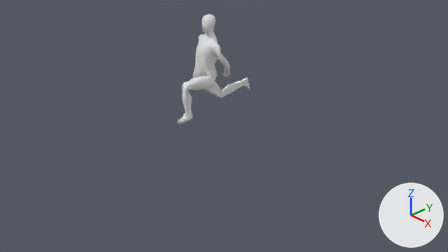
Before and after pictures for a commit that changed the Blender file Assets/Models/playermodel.blend.
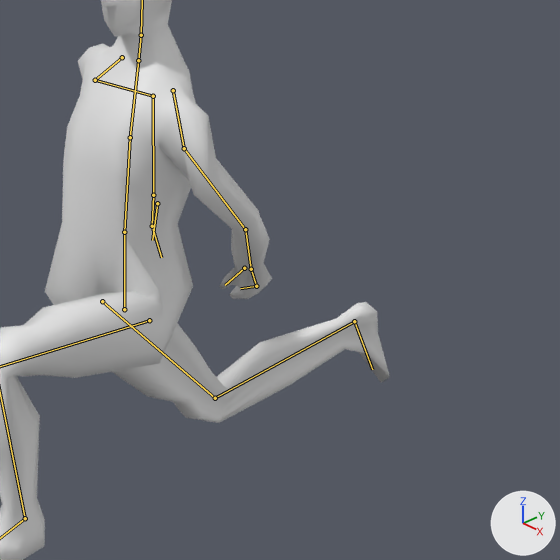
Each version appears first from the file's camera 'Camera', and next in a close-up on the part from 41% to 62% of the width and 11% to 48% of the height. Every picture has the same lights, and +X, +Y and +Z are marked at lower right. Both versions are drawn at frame 79 of the action 'ArmatureAction'; the numbers are the values there. The bones that bend it are drawn over the model as lines in the close-ups.
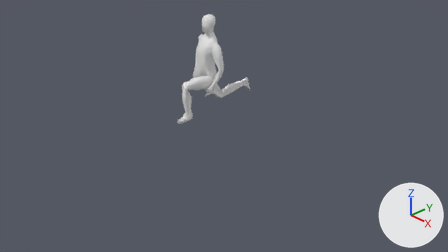
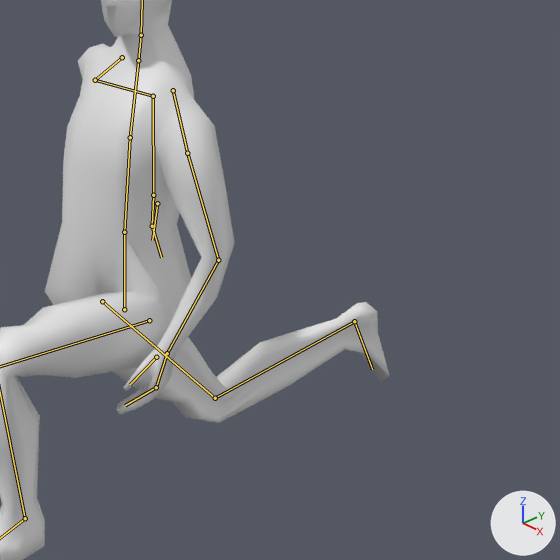
Location of each change, [x1, y1, x2, y2] in pixels of the close-ups (560 x 560 px):
'Cube', posed
    both: [0, 0, 390, 560]
bone 'LShoulder', root to tip
    before: (173, 90) to (184, 148)
    after: (173, 90) to (187, 153)
bone 'LUpperArm', root to tip
    before: (184, 148) to (245, 229)
    after: (187, 153) to (218, 260)

Edits to the bpy script that builds the scene:
```text
Change bone_lshoulder:
    where bone_lshoulder = bpy.data.objects['Armature'].pose.bones['LShoulder']  # child of 'UpperTorso'
    bone_lshoulder.rotation_quaternion: (0.981, 0.176, 0.031, 0.074) -> (0.973, 0.153, -0.176, -0.007)  # degrees (20, 2, 9) -> degrees (19, -20, -4)
Change bone_lupperarm:
    where bone_lupperarm = bpy.data.objects['Armature'].pose.bones['LUpperArm']  # child of 'LShoulder'
    bone_lupperarm.rotation_quaternion: (0.802, -0.018, 0.346, 0.487) -> (0.93, 0.249, 0.058, 0.262)  # degrees (22, 35, 70) -> degrees (30, -1, 31)
```
